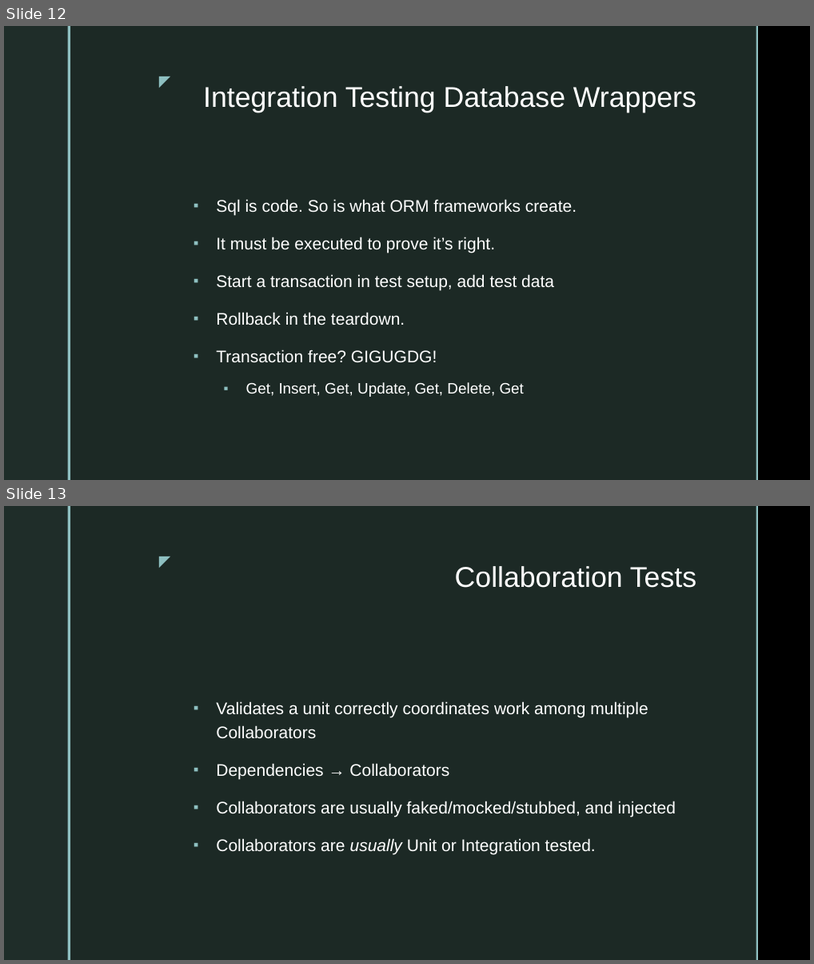
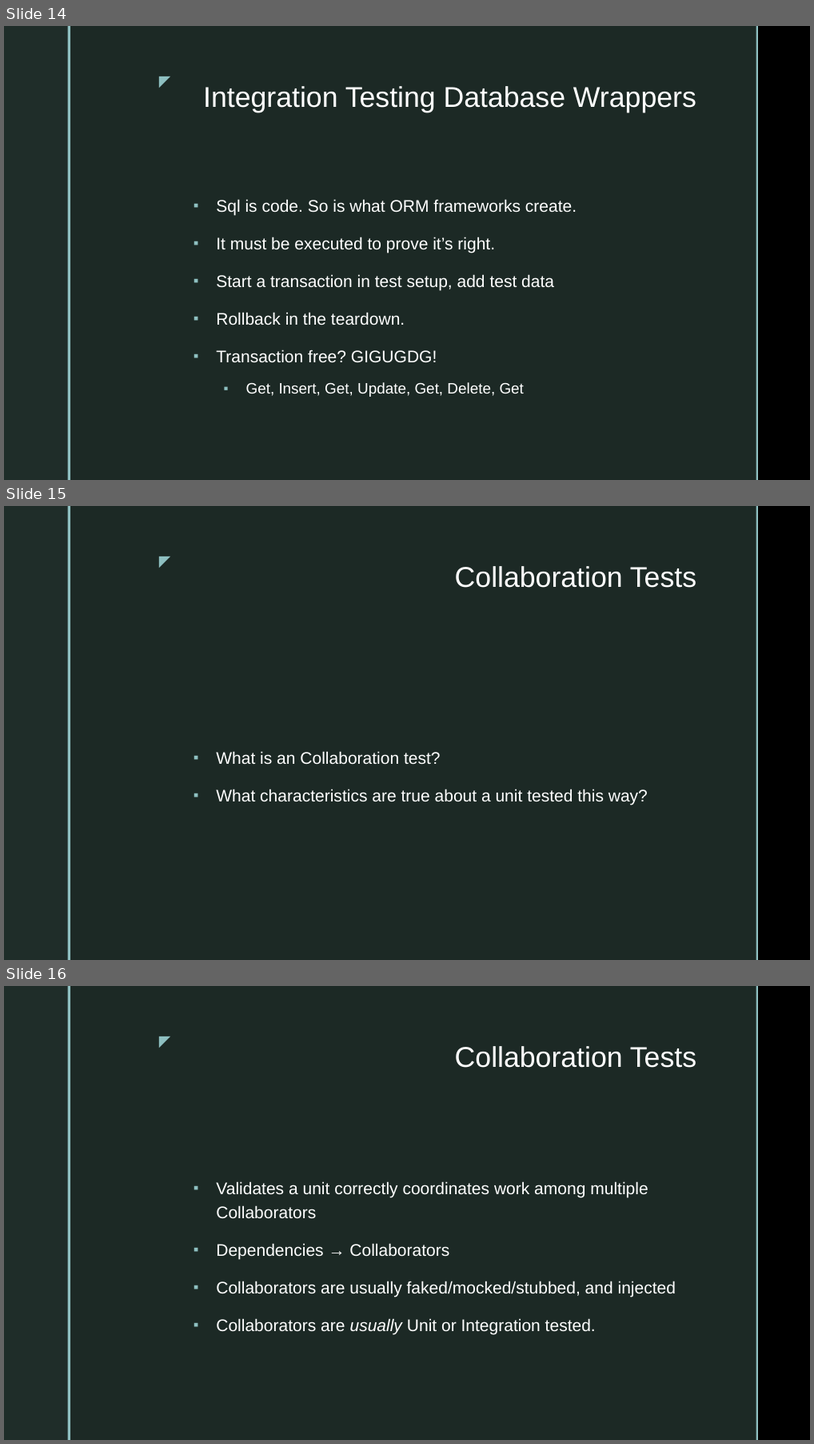
Before and after one commit to mvphelps/SingleTestabilityPrinciple, a slide deck: SingleTestabilityPrinciple.pptx. Shown one above the other, each under a label of ours: slides 12 and 13 before the commit, slides 14, 15 and 16 after it. The pictures are 814x964 and 814x1444 pixels, drawn with LibreOffice and Linux fonts; fonts in the diff are those of the drawing; background and template pictures are left out. Boxes give left, top, right and bottom in pixels: in the first picture for what was removed or moved away, otherwise in the second. Text is boxed around its words. In the diff, an @@ line names an element or a change of style, - is before the commit and + after.

```diff
--- a/SingleTestabilityPrinciple.pptx
+++ b/SingleTestabilityPrinciple.pptx
@@ slide 15 added at [4,506,810,960], background picture (left out); not listed: 5 template elements that a slide beside it also shows @@
@@ title added at [455,566,697,588], 34 pt, text #FFFFFF @@
+Collaboration Tests
@@ text added at [216,751,648,804], 20 pt, text #FFFFFF @@
+▪ What is an Collaboration test?
+▪ What characteristics are true about a unit tested this way?
@@ what was slide 12 is now slide 14 @@
@@ what was slide 13 is now slide 16 @@
```
Also in this commit, not shown: 1 slide changed, 10 other slides added.
